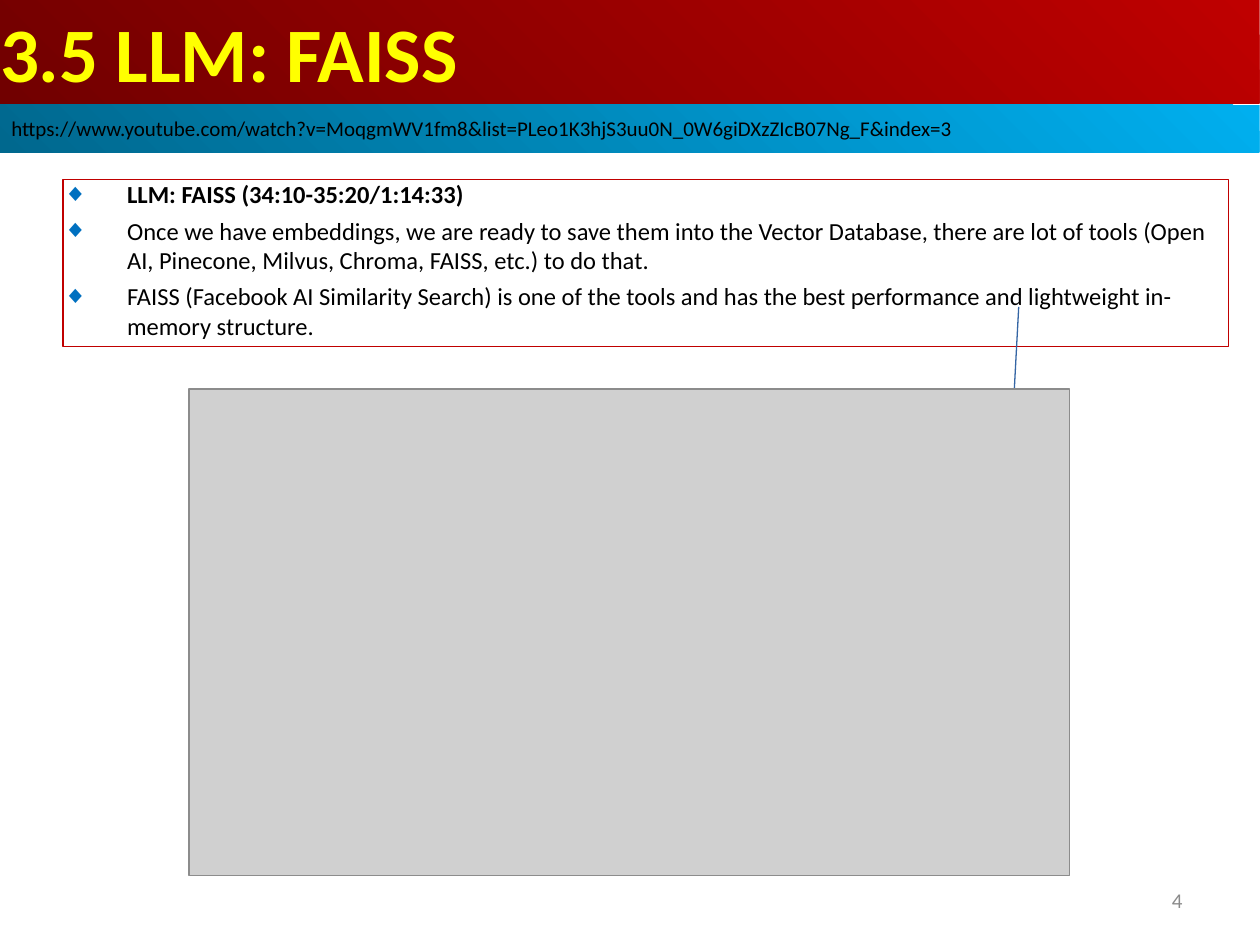
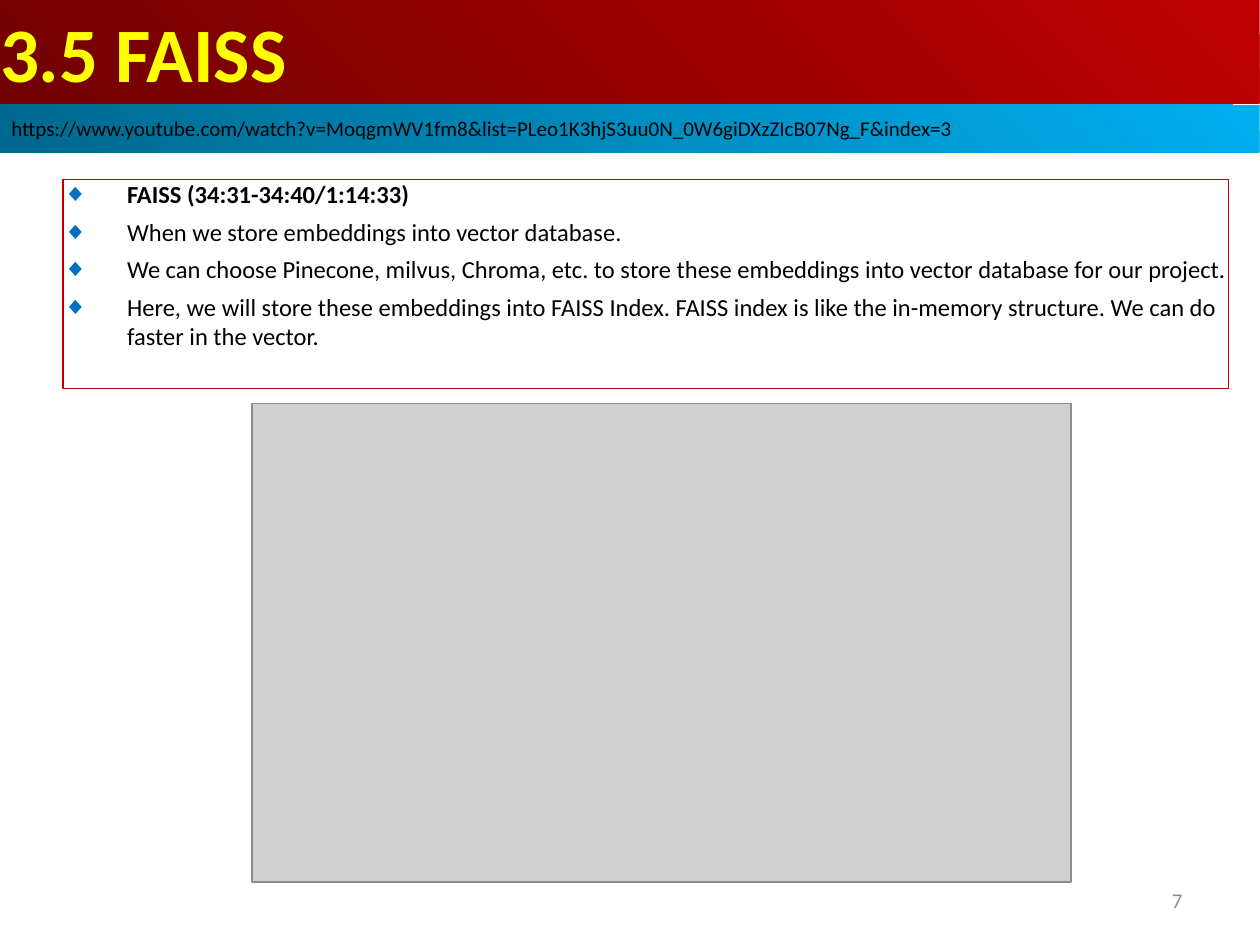
Before and after one commit to peterhchen/AIU_CS515_LLM, a slide deck: slide 7 of 810_LangChain_CB/003.04_05_TextSplit_FAISS/001_Video/03.05_FAISS.ppt (slide 4 before the commit). Drawn at 1260x945 pixels with LibreOffice and Linux fonts; fonts in the diff are those of the drawing; grey boxes stand for pictures. Boxes give left, top, right and bottom in pixels: in the first picture for what was removed or moved away, otherwise in the second. Text is boxed around its words. In the diff, an @@ line names an element or a change of style, - is before the commit and + after.

Commit message:
FAISS Similarity Search
1. In the FAISS database, the text string are totally different from the user input quesiton
2. But we still can find the answer with the Similarity Search

```diff
--- a/810_LangChain_CB/003.04_05_TextSplit_FAISS/001_Video/03.05_FAISS.ppt
+++ b/810_LangChain_CB/003.04_05_TextSplit_FAISS/001_Video/03.05_FAISS.ppt
@@ text in rectangle at (0, 31, 287, 83): text changed @@
-3.5 LLM: FAISS
+3.5 FAISS
@@ rectangle "FAISS (34:31-34:40/1:14:33)": place and size @@
-rectangle "FAISS (34:31-34:40/1:14:33)" at (63, 179, 1228, 345)
+rectangle "FAISS (34:31-34:40/1:14:33)" at (63, 179, 1228, 388)
@@ text in rectangle at (127, 185, 1225, 346): text changed @@
-◆ LLM: FAISS (34:10-35:20/1:14:33)
-◆ Once we have embeddings, we are ready to save them into the Vector Database, there are lot of tools (Open AI, Pinecone, Milvus, Chroma, FAISS, etc.) to do that.
-◆ FAISS (Facebook AI Similarity Search) is one of the tools and has the best performance and lightweight in-memory structure.
+◆ FAISS (34:31-34:40/1:14:33)
+◆ When we store embeddings into vector database.
+◆ We can choose Pinecone, milvus, Chroma, etc. to store these embeddings into vector database for our project.
+◆ Here, we will store these embeddings into FAISS Index. FAISS index is like the in-memory structure. We can do faster in the vector.
@@ arrow removed from (1019, 307) to (1008, 504) @@
@@ picture: place and size @@
-picture at (189, 389, 1070, 876)
+picture at (252, 403, 1071, 882)
@@ page number at (1172, 894, 1183, 908): text changed @@
-4
+7
```
Also in this commit, not shown: 15 other slides changed, 27 slides added, 2 slides removed.
